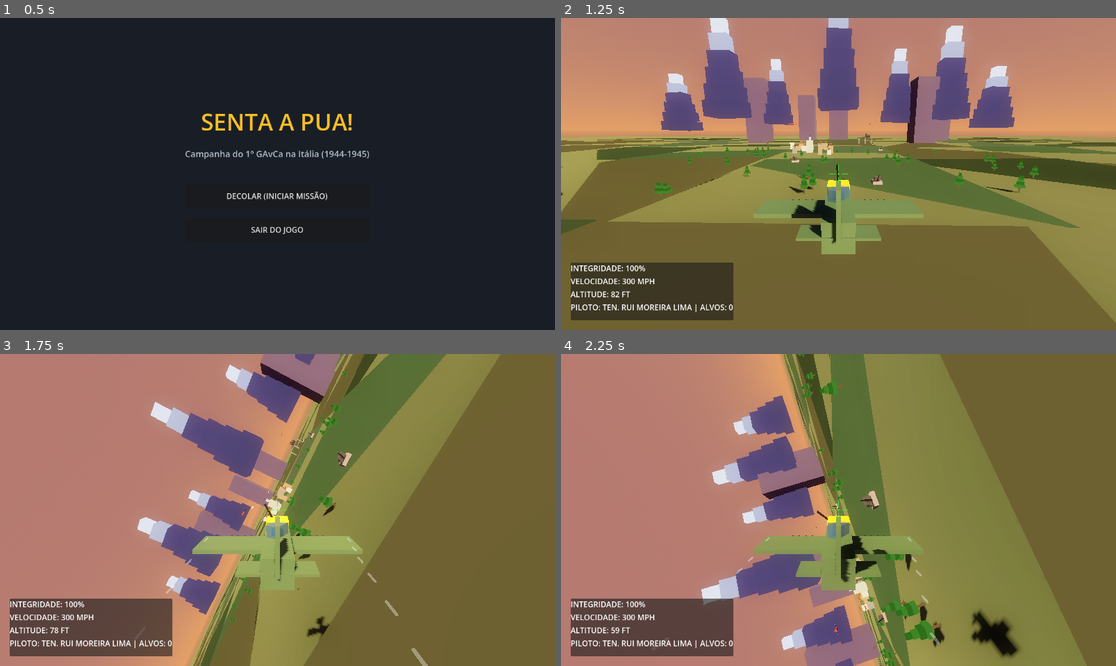
Above: before the commit, frames 1-4 (two rows, left to right).
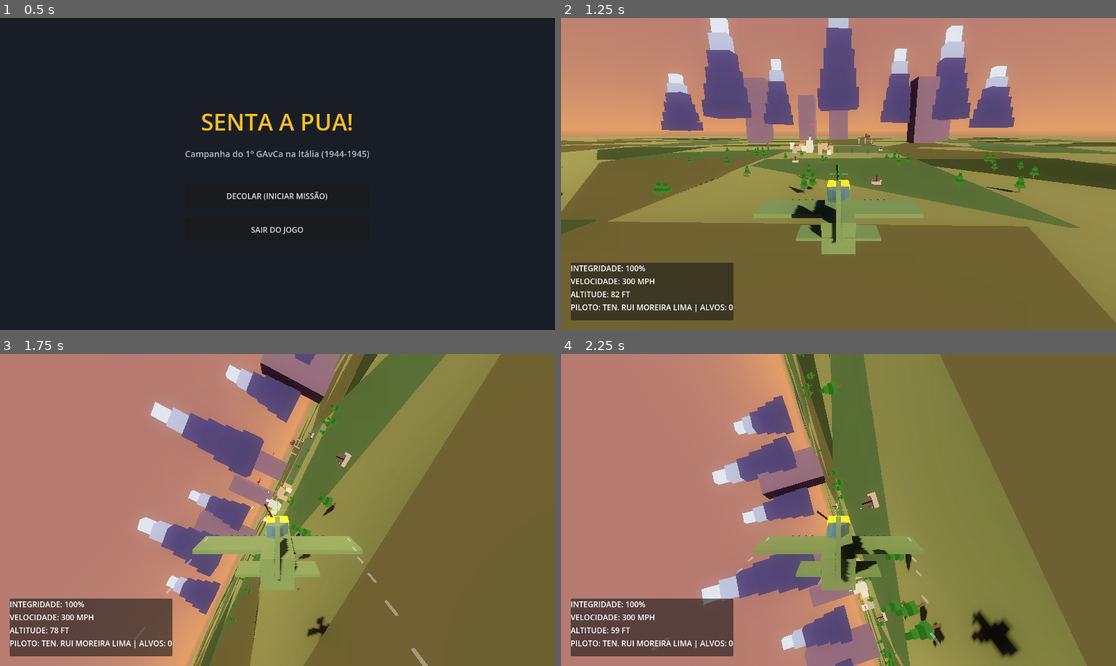
Above: after the commit, the same moments.

Repository: JonRoosevelt/senta-a-pua
Game: Godot game, scene res://scenes/menu.tscn
Same seed, same stepped clock (60 frames per second), same inputs: the game is played once before the commit and once after it.
Inputs:
- Up to frame 1 (0.5 s): no input
- Up to frame 2 (1.25 s): click "DECOLAR (INICIAR MISSÃO)" at 0.5 s
- Up to frame 3 (1.75 s): tap Enter (ui_accept) at 1.25, 1.52 s; hold Right (ui_right) from 1.28 s (still down)
- Up to frame 4 (2.25 s): release Right (ui_right) at 2.03 s; hold Down (ui_down) from 2.03 s (still down)

Frame 1 is identical in both runs. In frame 2, less than 0.1% of the frame differs, in the area x 40-58%, y 33-54%; in frame 3, less than 0.1%; in frame 4, less than 0.1%, in the area x 45-59%, y 43-90%.
Error before the commit: Parse Error: Could not preload resource file "res://scenes/smoke_pillar.tscn". (res://scripts/enemy.gd:8)

Commit message:
fix: remove broken GradientTexture1D from tscn, remove duplicate subfolder

Diff:
--- a/scenes/smoke_pillar.tscn
+++ b/scenes/smoke_pillar.tscn
@@ -22,5 +22,4 @@
 initial_velocity_max = 6.0
 scale_amount_min = 0.8
 scale_amount_max = 3.5
-color_ramp = GradientTexture1D.new()
 script = ExtResource("1_smoke_pillar")
Not shown, added: scripts/main_environment.gd.uid
Not shown, added: scripts/scene_builder.gd.uid
Not shown, added: scripts/smoke_pillar.gd.uid
